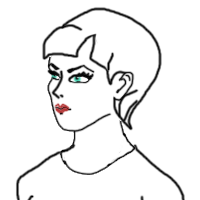
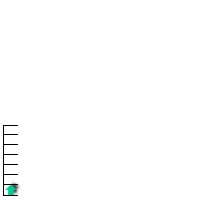
Comparing the layer stacks of the two 200 x 200 images. Changes:
added group "height" with 10 layers above "ears" over [left=3, top=15, right=99, bottom=196]
added layer "app.height.halfling" in group "height" over [left=3, top=125, right=22, bottom=196]
hid group "ears" (18 layers) over [left=42, top=6, right=148, bottom=105]
hid group "hair_style" (18 layers) over [left=42, top=6, right=162, bottom=151]
hid group "mouth" (10 layers) over [left=52, top=99, right=72, bottom=117]
hid group "nose" (7 layers) over [left=50, top=68, right=77, bottom=103]
hid group "eyes" (8 layers) over [left=47, top=66, right=99, bottom=88]
hid group "eye_color" (13 layers) over [left=50, top=72, right=83, bottom=84]
hid group "eyes_sub" (8 layers) over [left=50, top=71, right=90, bottom=85]
hid group "eyebrows" (7 layers) over [left=47, top=60, right=95, bottom=75]
hid group "head" (12 layers) over [left=46, top=6, right=148, bottom=175]
hid group "body" (12 layers) over [left=3, top=38, right=186, bottom=200]
